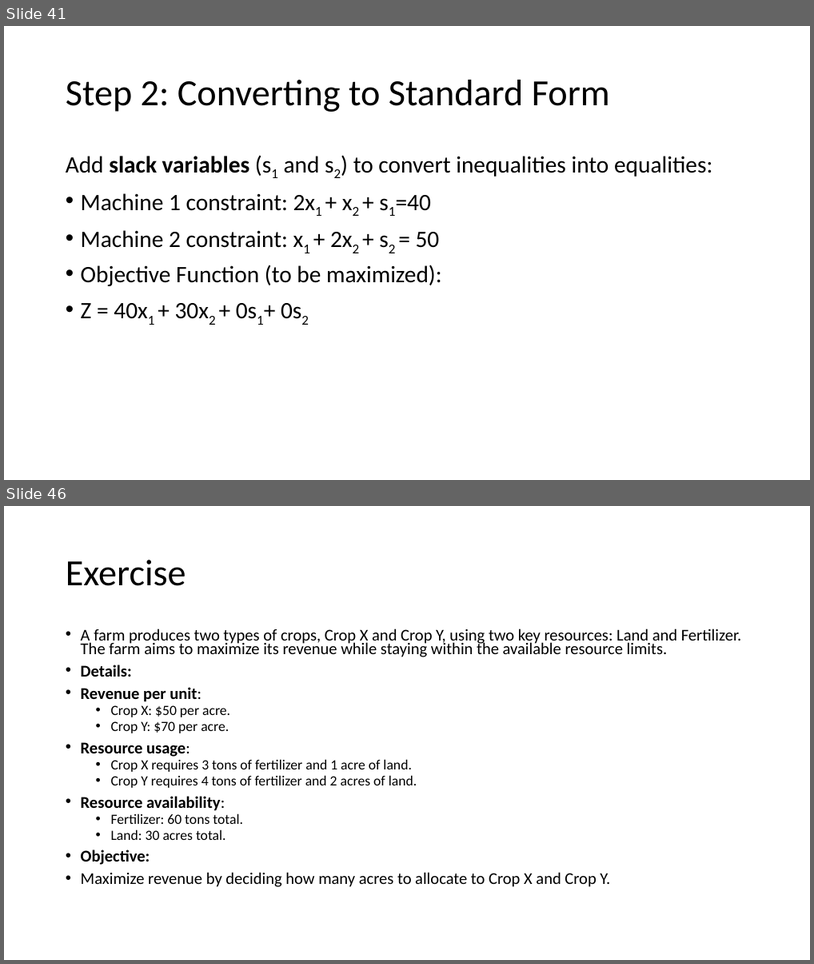
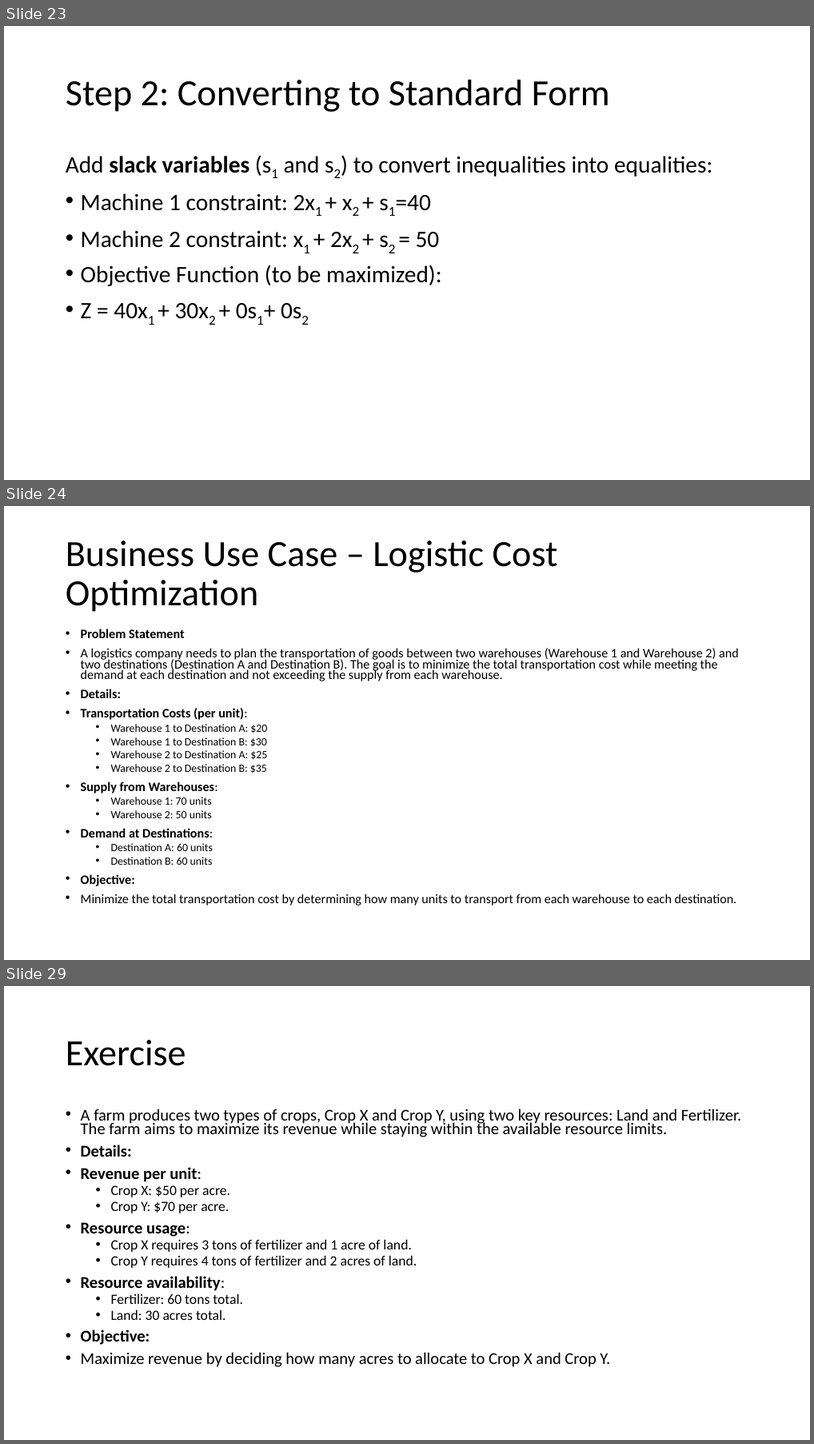
Before and after one commit to basudev2016/OperationResearch, a slide deck: OR.pptx. Shown one above the other, each under a label of ours: slides 41 and 46 before the commit, slides 23, 24 and 29 after it; the slides between them are not shown. The pictures are 814x964 and 814x1444 pixels, drawn with LibreOffice and Linux fonts; fonts in the diff are those of the drawing. Boxes give left, top, right and bottom in pixels: in the first picture for what was removed or moved away, otherwise in the second. Text is boxed around its words. In the diff, an @@ line names an element or a change of style, - is before the commit and + after.

Commit message:
added minimization problem

```diff
--- a/OR.pptx
+++ b/OR.pptx
@@ slide 24 added at [4,506,810,960], background #FFFFFF @@
@@ title added at [66,540,558,612], 44 pt, text #000000 @@
+Business Use Case – Logistic Cost Optimization
@@ text added at [81,628,739,905], 15.4 pt, text #000000 @@
+• Problem Statement
+• A logistics company needs to plan the transportation of goods between two warehouses (Warehouse 1 and Warehouse 2) and two destinations (Destination A and Destination B). The goal is to minimize the total transportation cost while meeting the demand at each destination and not exceeding the supply from each warehouse.
+• Details:
+• Transportation Costs (per unit):
+  • Warehouse 1 to Destination A: $20
+  • Warehouse 1 to Destination B: $30
+  • Warehouse 2 to Destination A: $25
+  • Warehouse 2 to Destination B: $35
+• Supply from Warehouses:
+  • Warehouse 1: 70 units
+  • Warehouse 2: 50 units
+• Demand at Destinations:
+  • Destination A: 60 units
+  • Destination B: 60 units
+• Objective:
+• Minimize the total transportation cost by determining how many units to transport from each warehouse to each destination.
@@ what was slide 41 is now slide 23 @@
@@ what was slide 46 is now slide 29 @@
```
Also in this commit, not shown: 2 slides changed, 8 other slides added, 1 slide removed, 1 other file.
